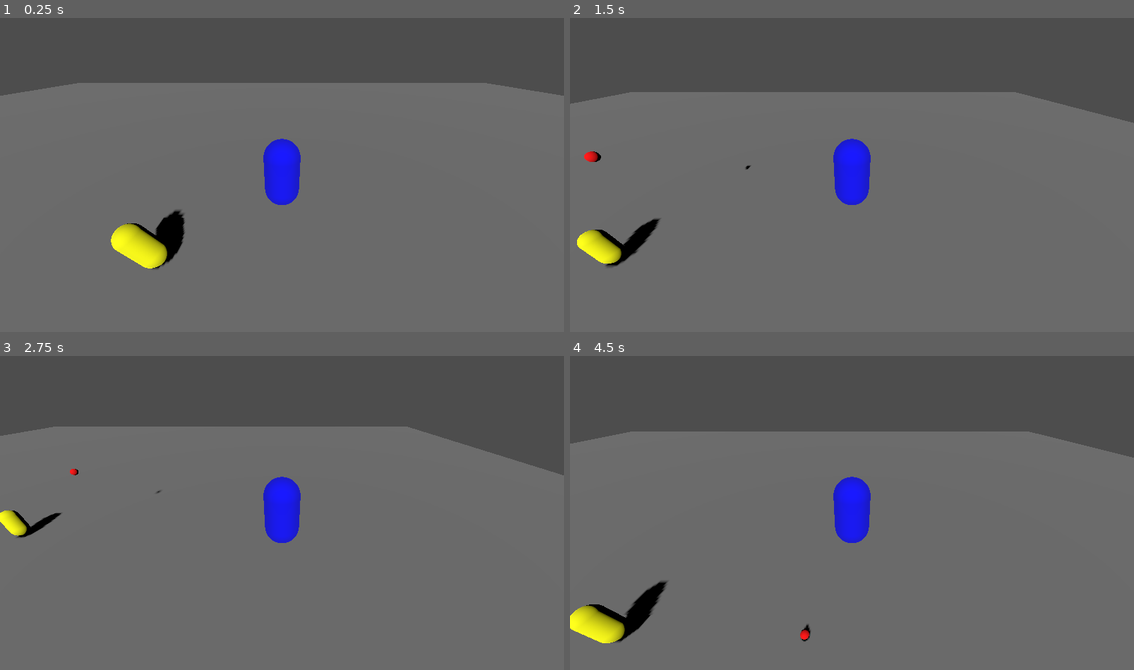
Above: before the commit, frames 1-4 (two rows, left to right).
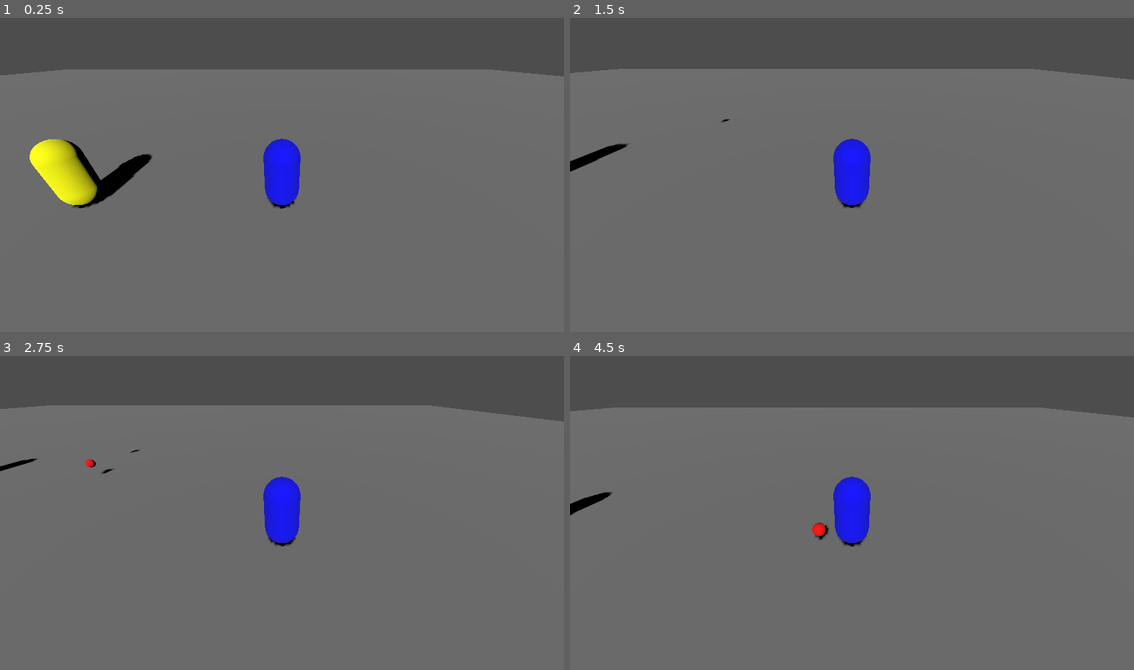
Above: after the commit, the same moments.

Repository: Genaro-Coronel-Gtz/godot_dumbs
Game: Godot game, scene res://main.tscn
The game is run twice, just before and just after one commit, with the same random seed, the same clock (stepped at 60 frames per second) and the same inputs.
Inputs:
- Up to frame 1 (0.25 s): no input
- Up to frame 2 (1.5 s): hold Right (ui_right) 0.53-1.28 s; hold Down (ui_down) from 1.28 s (still down)
- Up to frame 3 (2.75 s): release Down (ui_down) at 2.03 s; hold Right (ui_right) from 2.03 s (still down)
- Up to frame 4 (4.5 s): release Right (ui_right) at 2.78 s; hold Up (ui_up) 2.78-3.53 s; hold Left (ui_left) from 3.53 s (still down)

The runs differ from the first frame. In frame 1, 8.5% of the frame differs, in the area x 0-100%, y 16-80%; in frame 2, 9.6%; in frame 3, 9.1%; in frame 4, 10%, in the area x 0-100%, y 16-92%.

Commit message:
[Fix]:  Fix Physics explosion error, mesh and collision transform position.y values changed from ground node

Diff:
--- a/main.tscn
+++ b/main.tscn
@@ -14,19 +14,19 @@
 
 [sub_resource type="CapsuleMesh" id="CapsuleMesh_0xm2m"]
 
-[sub_resource type="CylinderShape3D" id="CylinderShape3D_player"]
+[sub_resource type="CapsuleShape3D" id="CapsuleShape3D_0xm2m"]
 
 [sub_resource type="StandardMaterial3D" id="StandardMaterial3D_enemy"]
 albedo_color = Color(1, 1, 0, 1)
 
 [sub_resource type="CapsuleMesh" id="CapsuleMesh_h2yge"]
 
-[sub_resource type="CylinderShape3D" id="CylinderShape3D_enemy"]
+[sub_resource type="CapsuleShape3D" id="CapsuleShape3D_h2yge"]
 
 [node name="Main" type="Node3D"]
 
 [node name="Camera3D" type="Camera3D" parent="."]
-transform = Transform3D(0.89842653, 0, 0.43912393, 0, 1, 0, -0.43912393, 0, 0.89842653, 1.2367897, 1.7169065, 10.092267)
+transform = Transform3D(0.9923512, 0.079531215, -0.094414294, -0.06631619, 0.9885308, 0.13567975, 0.10412222, -0.12838075, 0.9862441, -3.7828808, 0.8017516, 5.8414927)
 current = true
 
 [node name="DirectionalLight3D" type="DirectionalLight3D" parent="."]
@@ -34,7 +34,6 @@
 shadow_enabled = true
 
 [node name="Ground" type="StaticBody3D" parent="."]
-transform = Transform3D(1, 0, 0, 0, 1, 0, 0, 0, 1, 0, -0.25, 0)
 
 [node name="MeshInstance3D" type="MeshInstance3D" parent="Ground"]
 mesh = SubResource("BoxMesh_ground")
@@ -43,7 +42,7 @@
 shape = SubResource("BoxShape3D_ground")
 
 [node name="Player" type="CharacterBody3D" parent="."]
-transform = Transform3D(1, 0, 0, 0, 1, 0, 0, 0, 1, 0, 1, 0)
+transform = Transform3D(1, 0, 0, 0, 1, 0, 0, 0, 1, 0.981822, 1.25, 0)
 script = ExtResource("Script_1")
 
 [node name="MeshInstance3D" type="MeshInstance3D" parent="Player"]
@@ -51,10 +50,10 @@
 mesh = SubResource("CapsuleMesh_0xm2m")
 
 [node name="CollisionShape3D" type="CollisionShape3D" parent="Player"]
-shape = SubResource("CylinderShape3D_player")
+shape = SubResource("CapsuleShape3D_0xm2m")
 
 [node name="Enemy" type="Node3D" parent="."]
-transform = Transform3D(1, 0, 0, 0, 1, 0, 0, 0, 1, -5, 1, 0)
+transform = Transform3D(1, 0, 0, 0, 1, 0, 0, 0, 1, -5, 1.25, 0)
 script = ExtResource("Script_2")
 
 [node name="MeshInstance3D" type="MeshInstance3D" parent="Enemy"]
@@ -62,7 +61,7 @@
 mesh = SubResource("CapsuleMesh_h2yge")
 
 [node name="CollisionShape3D" type="CollisionShape3D" parent="Enemy"]
-shape = SubResource("CylinderShape3D_enemy")
+shape = SubResource("CapsuleShape3D_h2yge")
 
 [node name="BulletSpawnPoint" type="Node3D" parent="Enemy"]
 transform = Transform3D(1, 0, 0, 0, 1, 0, 0, 0, 1, 0, 1, 0)
--- a/scripts/enemy.gd
+++ b/scripts/enemy.gd
@@ -42,4 +42,4 @@
 	# Usar la API publica del bullet para lanzarlo
 	#bullet_instance.linear(target_position)
 	bullet_instance.parabolic(target_position)
-	print("Bullet disparado: origen=", bullet_instance.global_position, " objetivo=", target_position)
+	#print("Bullet disparado: origen=", bullet_instance.global_position, " objetivo=", target_position)
--- a/scripts/player.gd
+++ b/scripts/player.gd
@@ -9,7 +9,7 @@
 
 func _physics_process(delta):
 	var input_dir = Input.get_vector("ui_left", "ui_right", "ui_up", "ui_down")
-	var direction = Vector3(input_dir.x, 0, input_dir.y).normalized()
+	var direction = Vector3(input_dir.x, -1, input_dir.y).normalized()
 
 	if direction:
 		velocity = direction * SPEED
